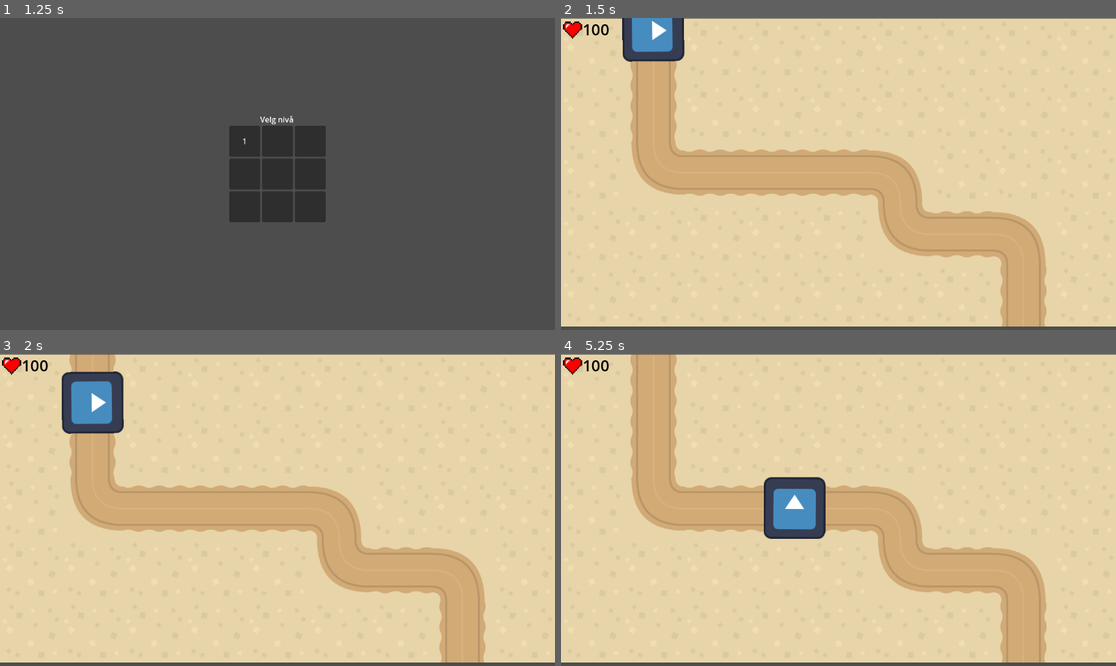
Above: before the commit, frames 1-4 (two rows, left to right).
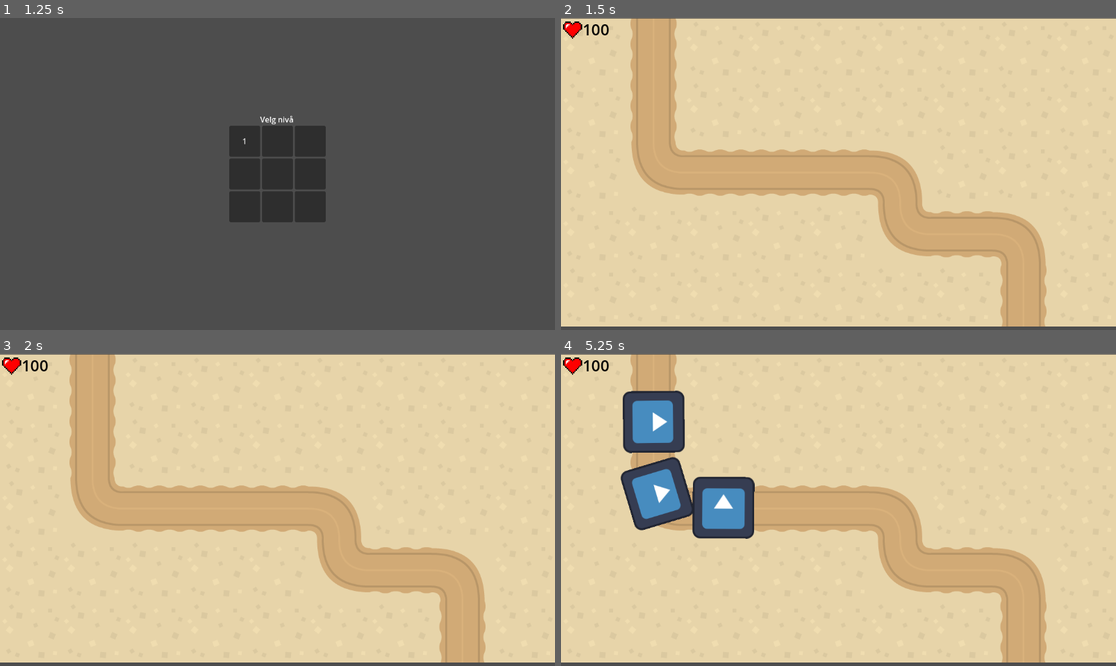
Above: after the commit, the same moments.

Repository: mikolaj050106/FyrstikkTower
Game: Godot game, scene res://main_menu.tscn
Same seed, same stepped clock (60 frames per second), same inputs: the game is played once before the commit and once after it. The engine's default icon, where the game draws it, is replaced by a stand-in: a white triangle on a blue panel in a dark square.
Inputs:
- Up to frame 1 (1.25 s): click "Spill" at 0.5 s
- Up to frame 2 (1.5 s): click "1" at 1.25 s
- Up to frame 3 (2 s): no input
- Up to frame 4 (5.25 s): no input

Frame 1 is identical in both runs. In frame 2, 1.5% of the frame differs, in the area x 11-23%, y 0-15%; in frame 3, 2.2%; in frame 4, 8.8%, in the area x 10-48%, y 11-60%.

Commit message:
Har fått til enkel spawn logikk.
Lagde en egen scene for enemien. Vil endre på logikken senere men grunnleggende funksjonalitet er på plass.

Diff:
--- /dev/null
+++ b/Enemies/enemy_test.tscn
@@ -0,0 +1,10 @@
+[gd_scene load_steps=3 format=3 uid="uid://bra7gjsmww1om"]
+
+[ext_resource type="Texture2D" uid="uid://kbfp354x4kyv" path="res://Images/icon.svg" id="1_8f8h0"]
+[ext_resource type="Script" uid="uid://c5jp0rheg78vx" path="res://scripts/path_follow_2d.gd" id="1_e0xqy"]
+
+[node name="EnemyTest" type="PathFollow2D"]
+script = ExtResource("1_e0xqy")
+
+[node name="Sprite2D" type="Sprite2D" parent="."]
+texture = ExtResource("1_8f8h0")
--- a/Levels/Level1.tscn
+++ b/Levels/Level1.tscn
@@ -2,8 +2,8 @@
 
 [ext_resource type="Script" uid="uid://skslkoqhiuly" path="res://scripts/main.gd" id="1_nutv8"]
 [ext_resource type="Texture2D" uid="uid://n1lpriwci7e0" path="res://Images/tanks-terrain.png" id="2_05pb0"]
-[ext_resource type="Script" uid="uid://c5jp0rheg78vx" path="res://scripts/path_follow_2d.gd" id="3_dl8mf"]
-[ext_resource type="Texture2D" uid="uid://kbfp354x4kyv" path="res://Images/icon.svg" id="4_xcayt"]
+[ext_resource type="Script" uid="uid://c03th1i1gg727" path="res://Levels/path_2d.gd" id="3_05pb0"]
+[ext_resource type="PackedScene" uid="uid://bra7gjsmww1om" path="res://Enemies/enemy_test.tscn" id="4_dl8mf"]
 [ext_resource type="Texture2D" uid="uid://mffh87ls2b17" path="res://Images/pixel-heart-2779422_1280.webp" id="5_5g41i"]
 
 [sub_resource type="TileSetAtlasSource" id="TileSetAtlasSource_cm0pq"]
@@ -46,14 +46,8 @@
 
 [node name="Path2D" type="Path2D" parent="."]
 curve = SubResource("Curve2D_3dxm6")
-
-[node name="PathFollow2D" type="PathFollow2D" parent="Path2D"]
-position = Vector2(191, 1)
-rotation = 1.55969
-script = ExtResource("3_dl8mf")
-
-[node name="Sprite2D" type="Sprite2D" parent="Path2D/PathFollow2D"]
-texture = ExtResource("4_xcayt")
+script = ExtResource("3_05pb0")
+enemy_scene = ExtResource("4_dl8mf")
 
 [node name="Label" type="Label" parent="."]
 custom_minimum_size = Vector2(10, 10)
--- /dev/null
+++ b/Levels/path_2d.gd
@@ -0,0 +1,16 @@
+extends Path2D
+
+var enemycounttest = 3
+
+@export var enemy_scene: PackedScene  #enemy_scene er definert inne i inspektøren
+
+func _ready():
+	spawn(enemycounttest)
+
+func spawn(enemycounttest):
+	if enemy_scene: #Hvis enemy_scene finnes
+		for i in range(enemycounttest):
+			await get_tree().create_timer(1).timeout #1 sek pause mellom hvert spawn
+			var enemy = enemy_scene.instantiate() #Enemy er en ny forekomst av enemyTest scenen
+			add_child(enemy) #Legg til enemy som en child
+			enemy.progress = 0 #Enemy starter fra 0 på path2d
Not shown, added: Levels/path_2d.gd.uid
